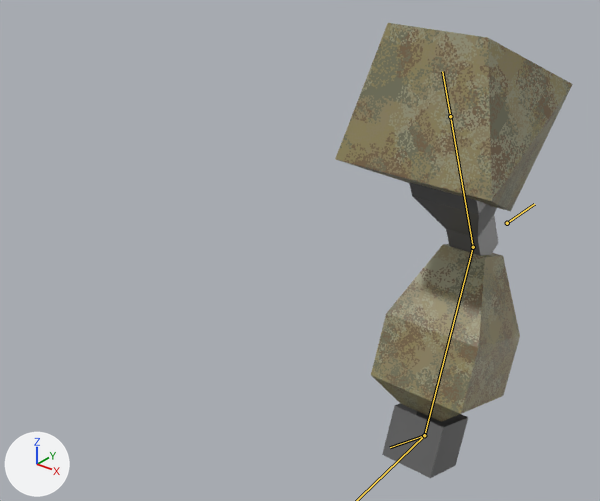
Before and after pictures for a commit that changed the Blender file resources/mechparts/armr/mech_armr02.blend.
One viewpoint serves both versions: a 50 mm lens placed at (0.539, -1.329, 0.444), pointed at (-0.3, -0.28, -0.206). Arrows for +X, +Y and +Z are at lower left; the lights stay in place. The bones that bend it are drawn over the model as lines.

Objects in the first picture: 'arm'.
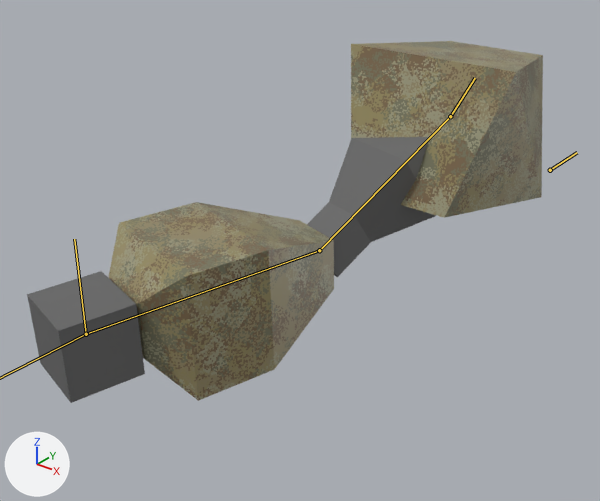
The newer file adds an action. The first version stands in its rest pose; the second is drawn at frame 30 of the action 'melee'.

What differs and where, as boxes (x1, y1, x2, y2) in the pictures (600 x 501 px):
'arm', posed (116% wider, 20% shorter): before (335, 23, 573, 478); after (27, 41, 543, 403)
bone 'arm_ik_pole', root to tip: before (507, 223) to (534, 204); after (550, 170) to (577, 152)

The change in detail:
Bone 'arm_ik_pole' (bone_arm_ik_pole) moves from (0.0, 0.0, 0.0) to (0.083, 0.0, 0.146).
Bone 'arm_ik_target' (bone_arm_ik_target) moves from (0.0, 0.0, 0.0) to (0.2, 0.7, 0.521).
